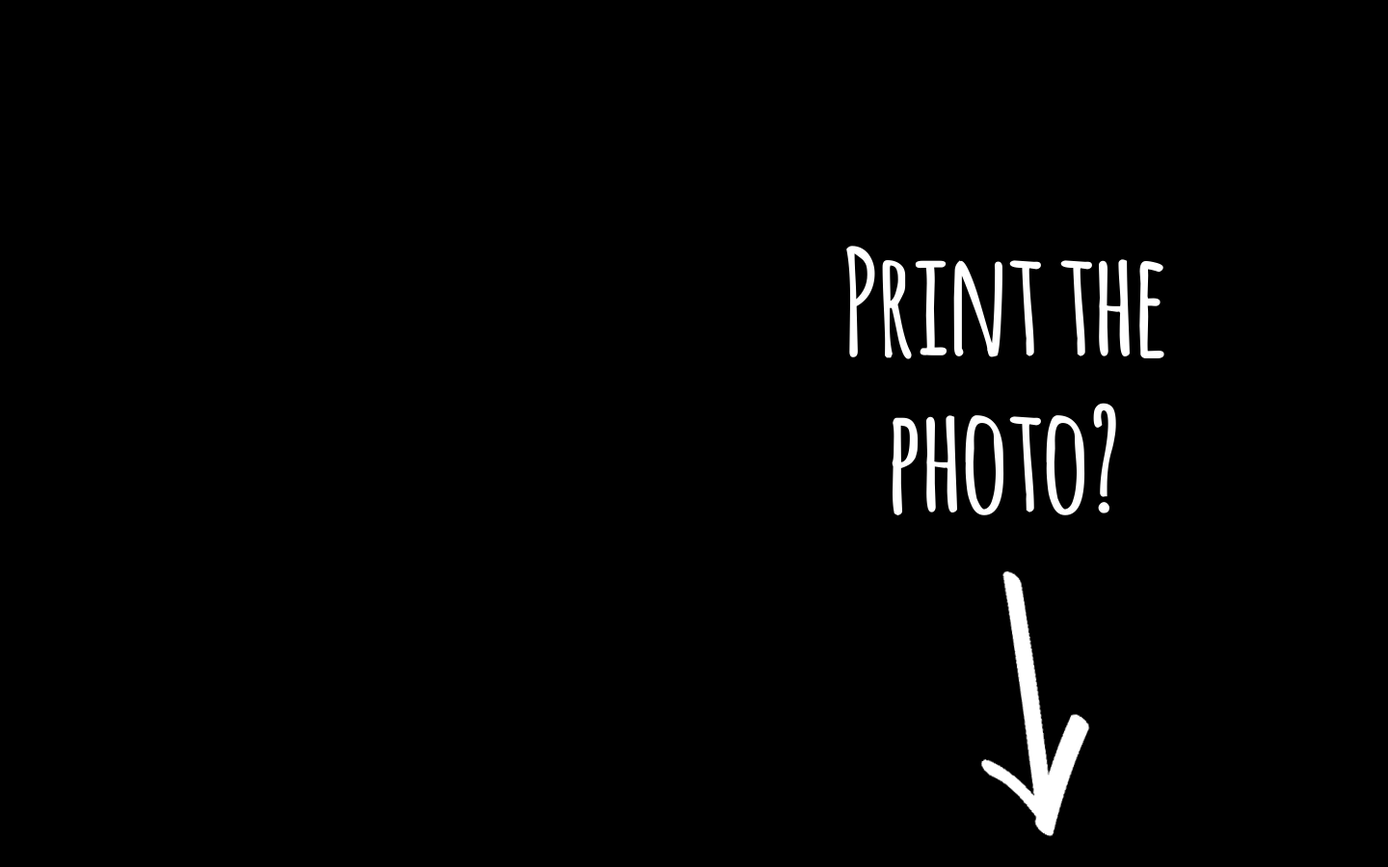
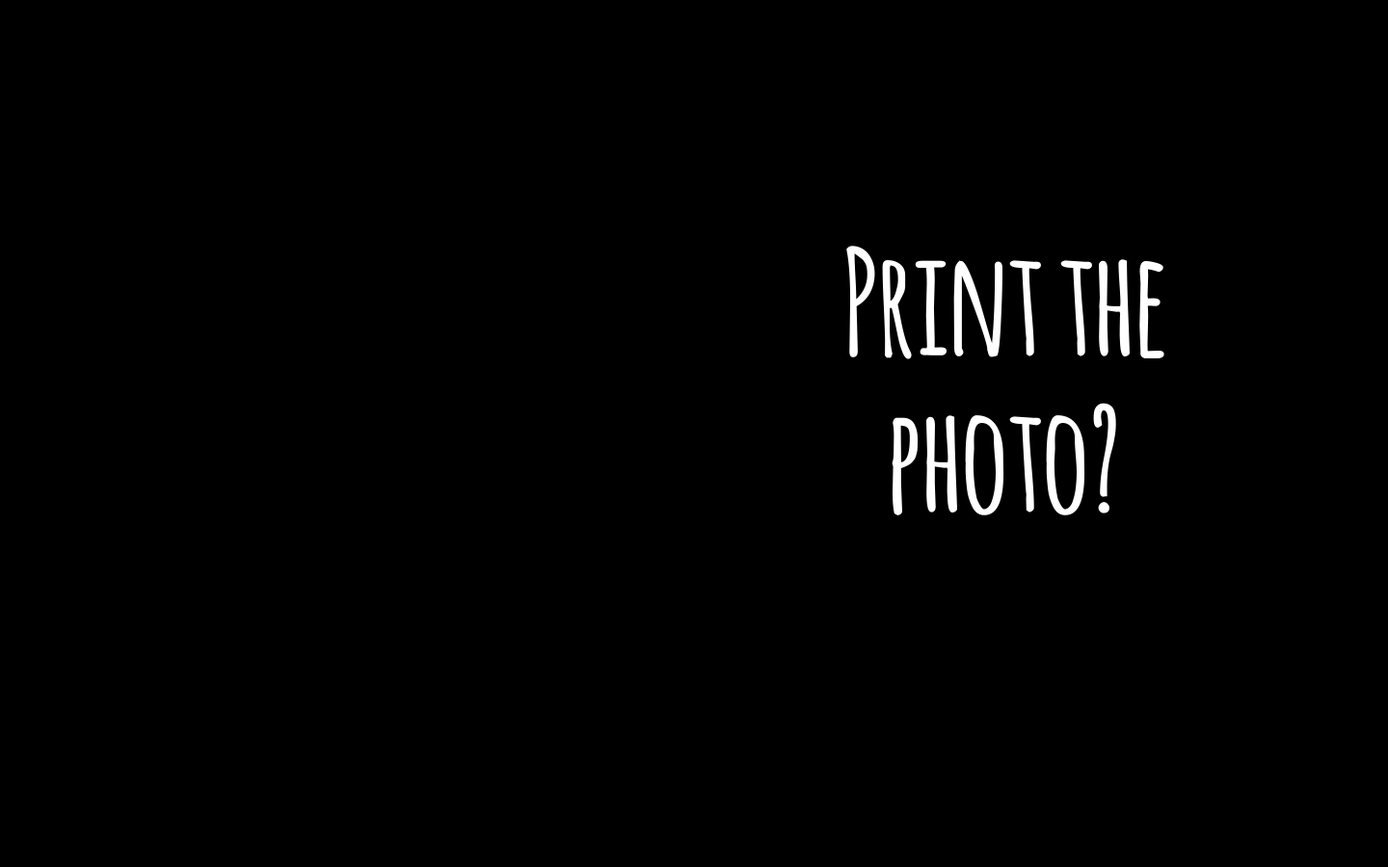
Revision of a layered w=1388, h=867 image; what changed, layer by layer:
removed layer "fleche" over [979, 571, 1090, 838]
